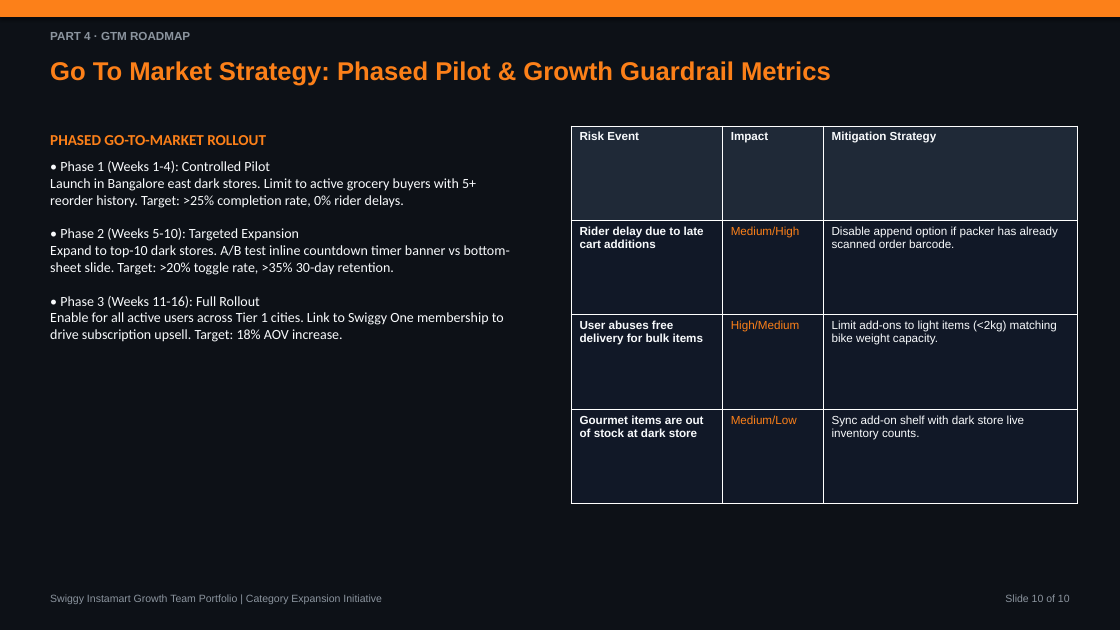
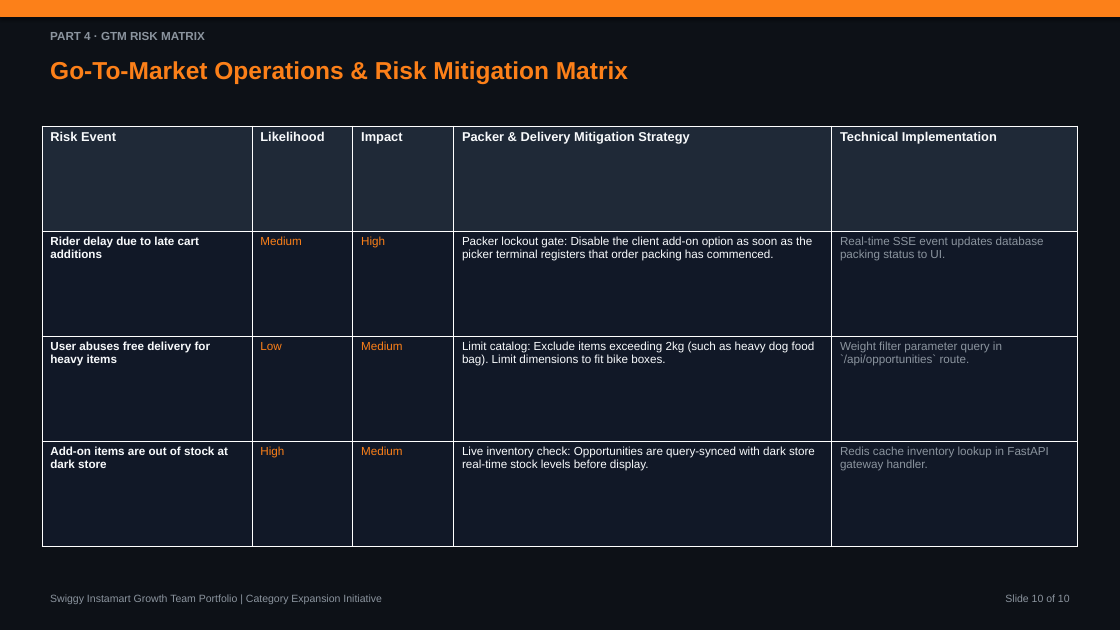
Before and after one commit to aashritamalviya1999/swiggy-instamart-discovery, a slide deck: slide 10 of NL Swiggy Instamart.pptx. Drawn at 1120x630 pixels with LibreOffice and Linux fonts; fonts in the diff are those of the drawing. Boxes give left, top, right and bottom in pixels: in the first picture for what was removed or moved away, otherwise in the second. Text is boxed around its words. In the diff, an @@ line names an element or a change of style, - is before the commit and + after.

Commit message:
Detail technical database, scraper, API, and GTM rollout operations on PPTX slides

```diff
--- a/NL Swiggy Instamart.pptx
+++ b/NL Swiggy Instamart.pptx
@@ text at [50, 32, 205, 40]: text changed @@
-PART 4 · GTM ROADMAP
+PART 4 · GTM RISK MATRIX
@@ text at [50, 61, 628, 84]: text changed; size 22 to 21 pt @@
-Go To Market Strategy: Phased Pilot & Growth Guardrail Metrics
+Go-To-Market Operations & Risk Mitigation Matrix
@@ table at [42, 126, 1078, 546] @@
-column 1: Risk Event | Rider delay due to late cart additions | User abuses free delivery for bulk items | Gourmet items are out of stock at dark store
-column 2: Impact | Medium/High | High/Medium | Medium/Low
-column 3: Mitigation Strategy | Disable append option if packer has already scanned order barcode. | Limit add-ons to light items (<2kg) matching bike weight capacity. | Sync add-on shelf with dark store live inventory counts.
+column 1: Risk Event | Rider delay due to late cart additions | User abuses free delivery for heavy items | Add-on items are out of stock at dark store
+column 2: Likelihood | Medium | Low | High
+column 3: Impact | High | Medium | Medium
+column 4: Packer & Delivery Mitigation Strategy | Packer lockout gate: Disable the client add-on option as soon as the picker terminal registers that order packing has commenced. | Limit catalog: Exclude items exceeding 2kg (such as heavy dog food bag). Limit dimensions to fit bike boxes. | Live inventory check: Opportunities are query-synced with dark store real-time stock levels before display.
+column 5: Technical Implementation | Real-time SSE event updates database packing status to UI. | Weight filter parameter query in `/api/opportunities` route. | Redis cache inventory lookup in FastAPI gateway handler.
@@ table: place and size @@
-table at [571, 126, 1078, 504]
+table at [42, 126, 1078, 546]
@@ text removed at [50, 135, 510, 342] @@
-PHASED GO-TO-MARKET ROLLOUT
-• Phase 1 (Weeks 1-4): Controlled Pilot
-Launch in Bangalore east dark stores. Limit to active grocery buyers with 5+ reorder history. Target: >25% completion rate, 0% rider delays.
-• Phase 2 (Weeks 5-10): Targeted Expansion
-Expand to top-10 dark stores. A/B test inline countdown timer banner vs bottom-sheet slide. Target: >20% toggle rate, >35% 30-day retention.
-• Phase 3 (Weeks 11-16): Full Rollout
-Enable for all active users across Tier 1 cities. Link to Swiggy One membership to drive subscription upsell. Target: 18% AOV increase.
```
Also in this commit, not shown: 4 other slides changed, 5 slides added, 5 slides removed, 1 other file.
